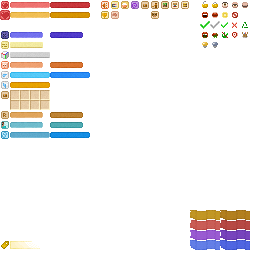
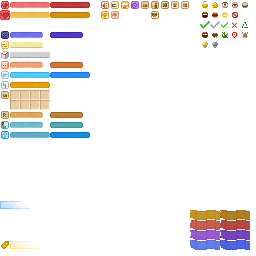
The second 256 x 256 image is a revision of the first. Changes to its layers:
added layer "设置项" above "目录" over box(0, 201, 30, 209)
